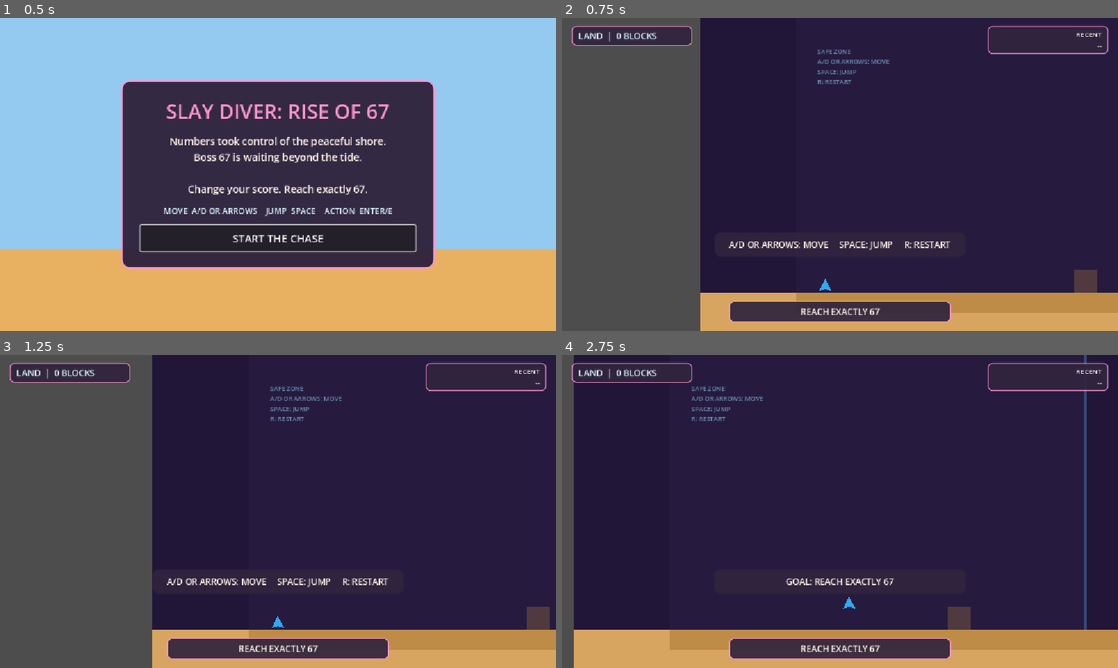
Above: before the commit, frames 1-4 (two rows, left to right).
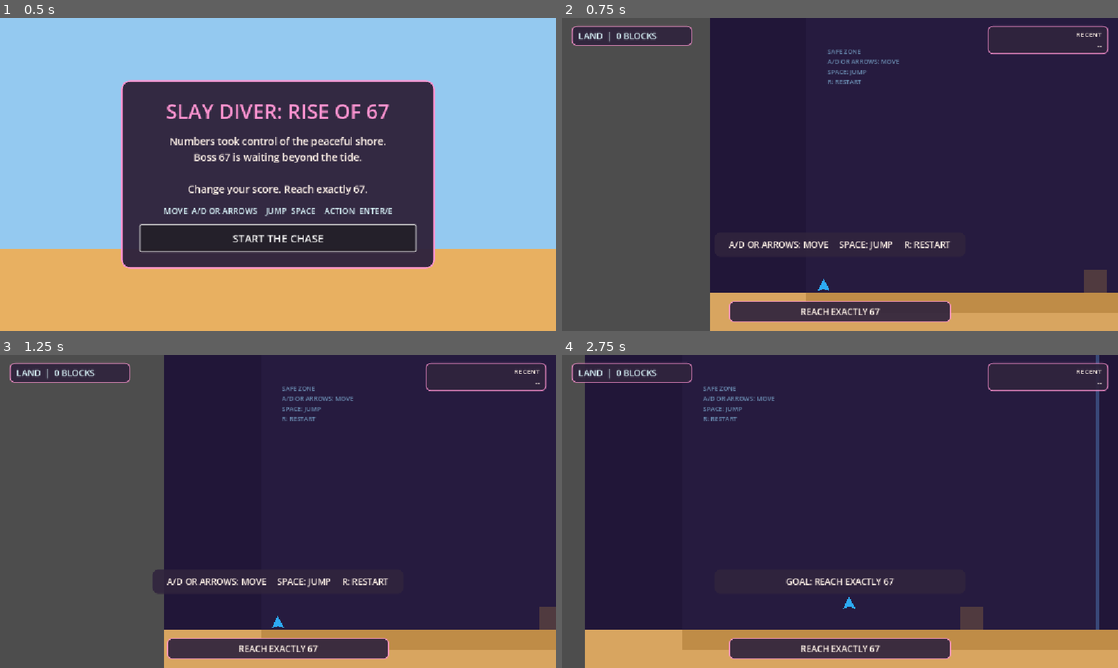
Above: after the commit, the same moments.

Repository: rinata-abdurakhimova/game-divers-slayy
Game: Godot game, scene res://scenes/main/Main.tscn
Same seed, same stepped clock (60 frames per second), same inputs: the game is played once before the commit and once after it.
Inputs:
- Up to frame 1 (0.5 s): no input
- Up to frame 2 (0.75 s): click "START THE CHASE" at 0.5 s
- Up to frame 3 (1.25 s): no input
- Up to frame 4 (2.75 s): tap Enter (action) at 1.25, 2.3 s; hold Enter (action) 1.28-2.03 s; hold Right (move_right) from 1.28 s (still down); tap Up (jump) at 1.52, 1.55, 1.82, 2.1, 2.27, 2.57 s

Frame 1 is identical in both runs. In frame 2, 2.4% of the frame differs, in the area x 24-98%, y 0-100%; in frame 3, 2.6%; in frame 4, 3.6%, in the area x 2-97%, y 0-100%.

Commit message:
feat: implement auto jump functionality with raycast detectors for improved player movement

Diff:
--- a/scenes/actors/Player.tscn
+++ b/scenes/actors/Player.tscn
@@ -24,6 +24,21 @@
 [node name="DetectionShape" type="CollisionShape2D" parent="DetectionArea"]
 shape = SubResource("CircleShape2D_detect")
 
+[node name="WallDetector" type="RayCast2D" parent="."]
+position = Vector2(0, 4)
+target_position = Vector2(62, 0)
+collision_mask = 2
+
+[node name="HighClearanceDetector" type="RayCast2D" parent="."]
+position = Vector2(0, -44)
+target_position = Vector2(62, 0)
+collision_mask = 2
+
+[node name="GapDetector" type="RayCast2D" parent="."]
+position = Vector2(44, 0)
+target_position = Vector2(0, 62)
+collision_mask = 2
+
 [node name="LandVisual" type="Polygon2D" parent="."]
 color = Color(0.18, 0.67, 0.95, 1)
 polygon = PackedVector2Array(0, -16, 13, 11, 0, 6, -13, 11)
--- a/scripts/actors/player/Player.gd
+++ b/scripts/actors/player/Player.gd
@@ -29,6 +29,14 @@
 @export var fallback_jump_action: StringName = &"action"
 @export var respect_game_state_input: bool = true
 
+@export_group("Auto Jump")
+@export var auto_jump_enabled: bool = true
+@export var auto_jump_gaps: bool = false
+@export_range(0.05, 0.5, 0.01) var auto_jump_cooldown_seconds: float = 0.18
+@export var wall_detector_path: NodePath = ^"WallDetector"
+@export var high_clearance_detector_path: NodePath = ^"HighClearanceDetector"
+@export var gap_detector_path: NodePath = ^"GapDetector"
+
 @export_group("Visuals")
 @export var land_visual_path: NodePath = ^"LandVisual"
 @export var water_visual_path: NodePath = ^"WaterVisual"
@@ -44,15 +52,22 @@
 
 var _land_visual: CanvasItem = null
 var _water_visual: CanvasItem = null
+var _wall_detector: RayCast2D = null
+var _high_clearance_detector: RayCast2D = null
+var _gap_detector: RayCast2D = null
 var _was_moving: bool = false
 var _coyote_timer: float = 0.0
 var _jump_buffer_timer: float = 0.0
+var _auto_jump_cooldown_left: float = 0.0
 
 
 func _ready() -> void:
 	spawn_position = global_position
 	_land_visual = get_node_or_null(land_visual_path) as CanvasItem
 	_water_visual = get_node_or_null(water_visual_path) as CanvasItem
+	_wall_detector = get_node_or_null(wall_detector_path) as RayCast2D
+	_high_clearance_detector = get_node_or_null(high_clearance_detector_path) as RayCast2D
+	_gap_detector = get_node_or_null(gap_detector_path) as RayCast2D
 	_connect_game_events()
 	_apply_phase_visuals(current_phase)
 
@@ -62,8 +77,10 @@
 		_stop_for_disabled_input()
 		return
 
+	var horizontal_input: float = _read_horizontal_input()
 	_update_jump_timers(delta)
-	_update_horizontal_velocity(_read_horizontal_input(), delta)
+	_handle_auto_jump(horizontal_input, delta)
+	_update_horizontal_velocity(horizontal_input, delta)
 	_apply_gravity(delta)
 	_try_buffered_jump()
 	_apply_short_hop()
@@ -92,6 +109,7 @@
 	_was_moving = false
 	_coyote_timer = 0.0
 	_jump_buffer_timer = 0.0
+	_auto_jump_cooldown_left = 0.0
 	_controls_reversed = false
 	_gravity_inverted = false
 	_has_double_jump = false
@@ -104,6 +122,53 @@
 func grant_double_jump() -> void:
 	_has_double_jump = true
 	_double_jump_used = false
+
+
+func _handle_auto_jump(horizontal_input: float, delta: float) -> void:
+	_auto_jump_cooldown_left = maxf(0.0, _auto_jump_cooldown_left - delta)
+	if not auto_jump_enabled or _auto_jump_cooldown_left > 0.0:
+		return
+	if not _is_on_ground() or is_zero_approx(horizontal_input):
+		return
+	if _wall_detector == null or _high_clearance_detector == null:
+		return
+
+	var direction: float = signf(horizontal_input)
+	_face_detector(_wall_detector, direction)
+	_face_detector(_high_clearance_detector, direction)
+	_face_gap_detector(direction)
+
+	_wall_detector.force_raycast_update()
+	_high_clearance_detector.force_raycast_update()
+	if _gap_detector != null:
+		_gap_detector.force_raycast_update()
+
+	var one_block_wall_ahead: bool = (
+		_wall_detector.is_colliding()
+		and not _high_clearance_detector.is_colliding()
+	)
+	var gap_ahead: bool = (
+		auto_jump_gaps
+		and _gap_detector != null
+		and not _gap_detector.is_colliding()
+	)
+	if not one_block_wall_ahead and not gap_ahead:
+		return
+
+	velocity.y = -jump_velocity if _gravity_inverted else jump_velocity
+	_jump_buffer_timer = 0.0
+	_coyote_timer = 0.0
+	_auto_jump_cooldown_left = auto_jump_cooldown_seconds
+
+
+func _face_detector(detector: RayCast2D, direction: float) -> void:
+	detector.target_position.x = absf(detector.target_position.x) * direction
+
+
+func _face_gap_detector(direction: float) -> void:
+	if _gap_detector == null:
+		return
+	_gap_detector.position.x = absf(_gap_detector.position.x) * direction
 
 
 func _read_horizontal_input() -> float:
--- a/scripts/world/Boss67LevelController.gd
+++ b/scripts/world/Boss67LevelController.gd
@@ -669,7 +669,7 @@
 			continue
 		var shape: CollisionShape2D = node as CollisionShape2D
 		if shape != null:
-			shape.disabled = not enabled
+			shape.set_deferred(&"disabled", not enabled)
 			continue
 		var canvas_item: CanvasItem = node as CanvasItem
 		if canvas_item != null:
@@ -680,5 +680,5 @@
 	for child: Node in node.get_children():
 		var shape: CollisionShape2D = child as CollisionShape2D
 		if shape != null:
-			shape.disabled = not enabled
+			shape.set_deferred(&"disabled", not enabled)
 		_set_node_tree_collision_enabled(child, enabled)
--- /dev/null
+++ b/tests/integration/test_player_auto_jump.gd
@@ -0,0 +1,53 @@
+extends SceneTree
+
+const PLAYER_SCENE := preload("res://scenes/actors/Player.tscn")
+
+
+func _initialize() -> void:
+	call_deferred("_run")
+
+
+func _run() -> void:
+	var game_state: Node = root.get_node(^"GameState")
+	game_state.call(&"reset_boss_67_run")
+
+	var room := Node2D.new()
+	root.add_child(room)
+
+	var terrain := StaticBody2D.new()
+	terrain.collision_layer = 2
+	room.add_child(terrain)
+	_add_box(terrain, Vector2(320, 590), Vector2(640, 40))
+	_add_box(terrain, Vector2(250, 546), Vector2(48, 48))
+
+	var player: CharacterBody2D = PLAYER_SCENE.instantiate() as CharacterBody2D
+	room.add_child(player)
+	player.global_position = Vector2(120, 555)
+	await _physics_frames(3)
+	assert(player.is_on_floor())
+
+	var start_y: float = player.global_position.y
+	Input.action_press(&"move_right")
+	await _physics_frames(35)
+	Input.action_release(&"move_right")
+
+	assert(player.global_position.x > 210.0)
+	assert(player.global_position.y < start_y - 10.0 or player.velocity.y < 0.0)
+
+	room.queue_free()
+	await process_frame
+	quit()
+
+
+func _add_box(parent: StaticBody2D, position: Vector2, size: Vector2) -> void:
+	var collision := CollisionShape2D.new()
+	var rectangle := RectangleShape2D.new()
+	rectangle.size = size
+	collision.shape = rectangle
+	collision.position = position
+	parent.add_child(collision)
+
+
+func _physics_frames(count: int) -> void:
+	for _frame: int in count:
+		await physics_frame
--- /dev/null
+++ b/tests/integration/test_runtime_block_collision.gd
@@ -0,0 +1,49 @@
+extends SceneTree
+
+
+func _initialize() -> void:
+	call_deferred("_run")
+
+
+func _run() -> void:
+	var game_state: Node = root.get_node(^"GameState")
+	game_state.call(&"reset_boss_67_run")
+
+	var error: Error = change_scene_to_file("res://scenes/world/Boss67Level.tscn")
+	assert(error == OK)
+	await scene_changed
+	await process_frame
+
+	var player: CharacterBody2D = current_scene.get_node(^"Actors/Player") as CharacterBody2D
+	var controller: Node = current_scene.get_node(^"LevelController")
+	var terrain: StaticBody2D = current_scene.get_node(^"Terrain") as StaticBody2D
+	assert(player != null and controller != null and terrain != null)
+
+	controller.call(&"_on_safe_trigger", player)
+	await _physics_frames(2)
+
+	var enabled_runtime_shapes: int = 0
+	for child: Node in terrain.get_children():
+		var shape := child as CollisionShape2D
+		if shape != null and child.name != &"MainFloor" and not shape.disabled:
+			enabled_runtime_shapes += 1
+	assert(enabled_runtime_shapes > 0)
+
+	# Column 22, row 1 has a runtime block centered at x=1032.
+	player.set(&"auto_jump_enabled", false)
+	player.global_position = Vector2(940, 555)
+	player.velocity = Vector2.ZERO
+	await _physics_frames(2)
+	Input.action_press(&"move_right")
+	await _physics_frames(40)
+	Input.action_release(&"move_right")
+	assert(player.global_position.x < 1002.0)
+
+	current_scene.queue_free()
+	await process_frame
+	quit()
+
+
+func _physics_frames(count: int) -> void:
+	for _frame: int in count:
+		await physics_frame
